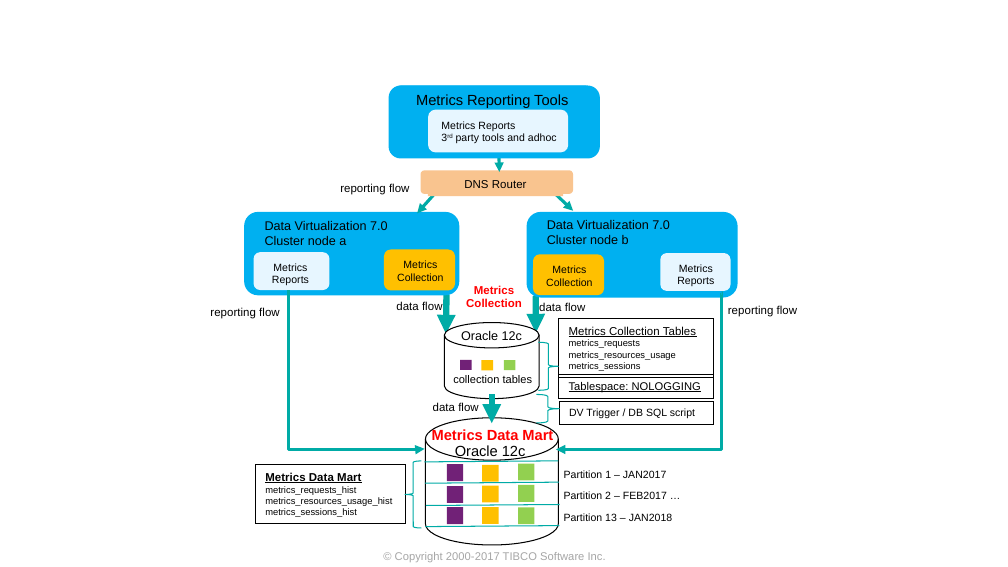
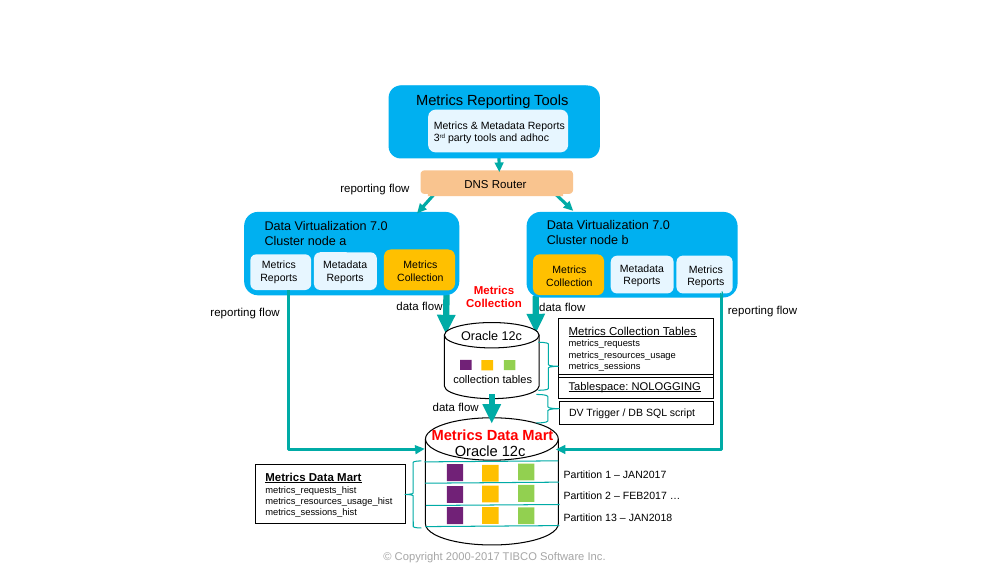
Before and after one commit to TIBCOSoftware/ASAssets_KPI, a slide deck: slide 6 of DocumentationSource/2019Q301/KPI Metrics Overview.pptx (slide 5 before the commit). Drawn at 1008x567 pixels with LibreOffice and Linux fonts; fonts in the diff are those of the drawing; background and template pictures are left out. Boxes give left, top, right and bottom in pixels: in the first picture for what was removed or moved away, otherwise in the second. Text is boxed around its words. In the diff, an @@ line names an element or a change of style, - is before the commit and + after.

```diff
--- a/DocumentationSource/2019Q301/KPI Metrics Overview.pptx
+++ b/DocumentationSource/2019Q301/KPI Metrics Overview.pptx
@@ text "Metrics & Metadata Reports": place and size @@
-text "Metrics & Metadata Reports" at (441,121,557,143)
+text "Metrics & Metadata Reports" at (434,121,565,143)
@@ text at (434,121,565,131): text changed @@
-Metrics Reports
+Metrics & Metadata Reports
@@ text "Metrics Reports": place and size @@
-text "Metrics Reports" at (272,263,309,286)
+text "Metrics Reports" at (260,260,297,283)
@@ rounded rectangle: place and size @@
-rounded rectangle at (254,252,330,289)
+rounded rectangle at (250,254,310,289)
@@ rounded rectangle added at (313,252,376,289), fill #E7F6FF @@
@@ text added at (323,260,367,283), 7.5 pt, text #000000 @@
+Metadata Reports
@@ rounded rectangle added at (611,256,673,293), fill #E7F6FF @@
@@ text added at (620,264,664,286), 7.5 pt, text #000000 @@
+Metadata Reports
@@ rounded rectangle: place and size @@
-rounded rectangle at (660,253,731,290)
+rounded rectangle at (676,256,733,293)
@@ text "Metrics Reports": place and size @@
-text "Metrics Reports" at (677,264,714,286)
+text "Metrics Reports" at (687,265,724,287)
```
Also in this commit, not shown: 4 other slides changed, 1 slide added, 7 other files.
